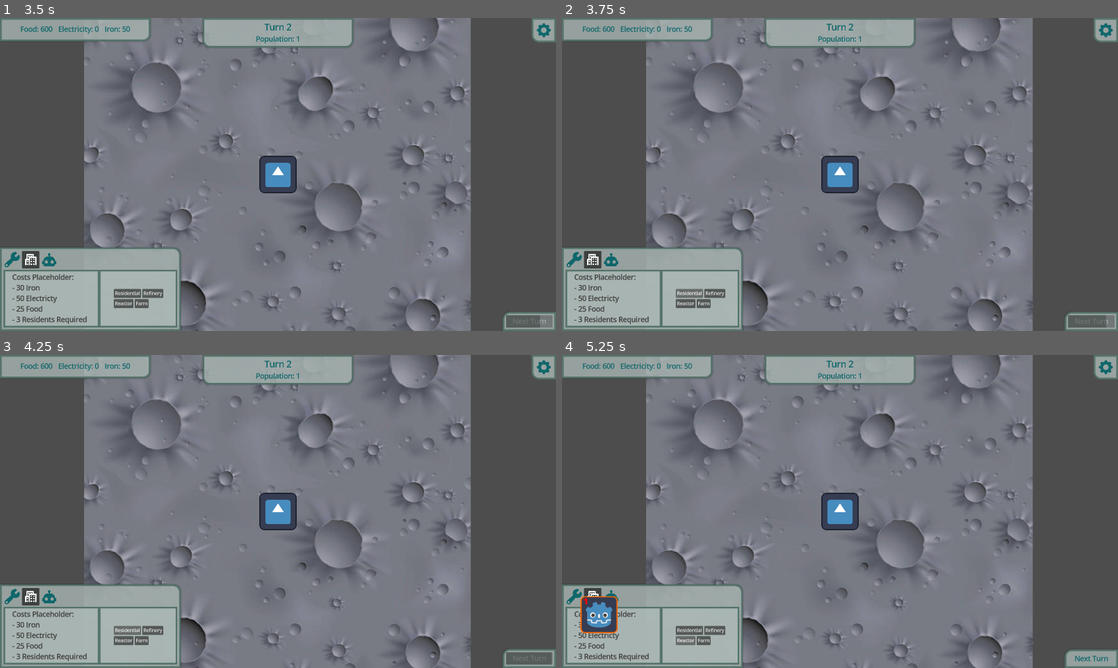
Above: before the commit, frames 1-4 (two rows, left to right).
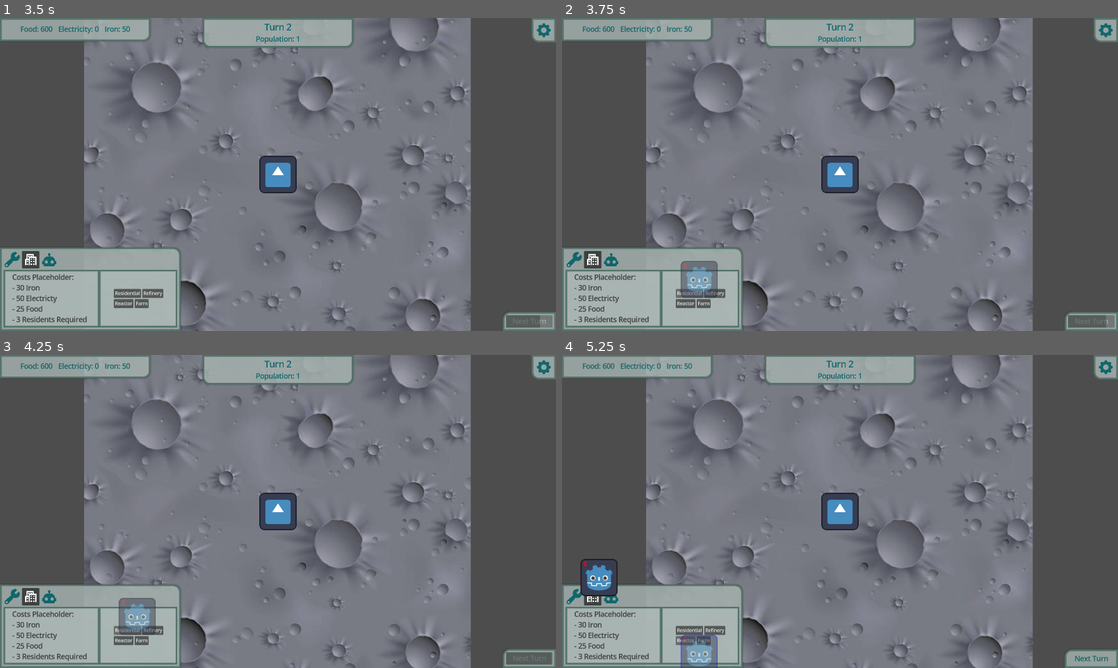
Above: after the commit, the same moments.

Repository: LunariumGame/Lunarium
Game: Godot game, scene res://scenes/world.tscn
Two runs of this game, one before a commit and one after it. Both use one fixed random seed, a clock stepped at 60 frames per second and the inputs below. The engine's default icon, where the game draws it, is replaced by a stand-in: a white triangle on a blue panel in a dark square.
Inputs (mouse positions are in pixels of both pictures, inside the frame that each line leads up to):
- Up to frame 1 (3.5 s): click "Start" at 0.5 s; click "Next Turn" at 1.25 s; click (11, 259) at 2 s; click (33, 259) at 2.75 s
- Up to frame 2 (3.75 s): click "Residential" at 3.5 s
- Up to frame 3 (4.25 s): no input
- Up to frame 4 (5.25 s): click "Refinery" at 4.25 s; click "Reactor" at 5 s

Frame 1 is identical in both runs. In frame 2, 0.7% of the frame differs, in the area x 21-28%, y 77-90%; in frame 3, 0.7%; in frame 4, 1.9%, in the area x 3-28%, y 65-100%.

Commit message:
use game_data scenes in BuildingCursor logic

Diff:
--- a/resources/asset_db.tres
+++ b/resources/asset_db.tres
@@ -16,12 +16,12 @@
 [ext_resource type="Texture2D" uid="uid://cxyv2mu47njhb" path="res://assets/sprites/buildings/u1/power_plant_1.svg" id="11_roewu"]
 [ext_resource type="Texture2D" uid="uid://b8l6wvk1hm4oh" path="res://assets/sprites/buildings/u2/power_plant_2.svg" id="12_wmosa"]
 [ext_resource type="Texture2D" uid="uid://c7s3un541u0so" path="res://assets/sprites/buildings/u3/power_plant_3.svg" id="13_2kyse"]
-[ext_resource type="Texture2D" uid="uid://chxk5hge7yyve" path="res://assets/sprites/buildings/u1/residence_1.svg" id="14_dkp5e"]
 [ext_resource type="Script" uid="uid://c5b1sl2n2lqnr" path="res://scripts/core/resource_templates/asset_db.gd" id="14_rif6l"]
 [ext_resource type="PackedScene" uid="uid://bmcgkpbcwft3l" path="res://scenes/buildings/power_plant.tscn" id="14_wmosa"]
-[ext_resource type="Texture2D" uid="uid://bkiott3u4b8gq" path="res://assets/sprites/buildings/u2/residence_2.svg" id="15_uktel"]
-[ext_resource type="Texture2D" uid="uid://c3j2npcase1lg" path="res://assets/sprites/buildings/u3/residence_3.svg" id="16_8hh8s"]
-[ext_resource type="PackedScene" uid="uid://62tr4h246vw0" path="res://scenes/buildings/residential.tscn" id="18_2kyse"]
+[ext_resource type="PackedScene" uid="uid://62tr4h246vw0" path="res://scenes/buildings/residential.tscn" id="18_4qkwl"]
+[ext_resource type="Texture2D" uid="uid://chxk5hge7yyve" path="res://assets/sprites/buildings/u1/residence_1.svg" id="19_jfw5p"]
+[ext_resource type="Texture2D" uid="uid://bkiott3u4b8gq" path="res://assets/sprites/buildings/u2/residence_2.svg" id="20_roewu"]
+[ext_resource type="Texture2D" uid="uid://c3j2npcase1lg" path="res://assets/sprites/buildings/u3/residence_3.svg" id="21_wmosa"]
 
 [sub_resource type="Resource" id="Resource_0murn"]
 script = ExtResource("1_0murn")
@@ -70,6 +70,6 @@
 "IRON_REFINERY": SubResource("Resource_q57ne"),
 "MECH_QUARTER": SubResource("Resource_oxstp"),
 "POWER_PLANT": SubResource("Resource_dkp5e"),
-"RESIDENCE_BUILDING": SubResource("Resource_uktel")
+"RESIDENCE": SubResource("Resource_2kyse")
 })
 metadata/_custom_type_script = "uid://c5b1sl2n2lqnr"
--- a/scenes/world.tscn
+++ b/scenes/world.tscn
@@ -25,14 +25,7 @@
 process_mode = 1
 script = ExtResource("1_nnsk1")
 
-[node name="UI" type="Control" parent="."]
-layout_mode = 3
-anchors_preset = 15
-anchor_right = 1.0
-anchor_bottom = 1.0
-grow_horizontal = 2
-grow_vertical = 2
-mouse_filter = 2
+[node name="UI" type="Node" parent="."]
 
 [node name="HUD" parent="UI" instance=ExtResource("2_4mrxx")]
 
--- a/scripts/core/game_data.gd
+++ b/scripts/core/game_data.gd
@@ -16,11 +16,7 @@
 
 # upgrade level 1 by default (can be modified on a call in game manager)
 func get_building_texture(type: BuildingType, level: int = 1) -> Texture2D:
-	var building_name: String = BuildingType.find_key(type)
-
-	if not asset_db.building_data.has(building_name):
-		push_warning("no building data associated with: " + building_name)
-		return null
+	var building_name: String = _get_building_name(type)
 
 	var data: BuildingData = asset_db.building_data[building_name]
 
@@ -29,8 +25,23 @@
 		2: return data.upgrade_2
 		3: return data.upgrade_3
 		_:
-				push_warning("invalid level requested: " + str(level))
+				push_error("invalid level requested: " + str(level))
 				return data.level_1
 
 
-# extend more methods here as we update asset_db...
+# return building scene associated with type
+func get_building_scene(type: BuildingType) -> PackedScene:
+	var building_name: String = _get_building_name(type)
+
+	var data: BuildingData = asset_db.building_data[building_name]
+
+	return data.building_scene
+
+
+func _get_building_name(type: BuildingType) -> String:
+	var building_name: String = BuildingType.find_key(type)
+
+	if not asset_db.building_data.has(building_name):
+		push_error("no building data associated with: " + building_name)
+
+	return building_name
--- a/scripts/ui_components/building/building_button.gd
+++ b/scripts/ui_components/building/building_button.gd
@@ -46,5 +46,7 @@
 
 	add_child(building_canvas)
 
-	# set building type for world instantiation
-	building_instance.initialize_building(building_type)
+	# set building scene for world instantiation
+	building_instance.building_scene = (
+		game_data.get_building_scene(building_type)
+	)
--- a/scripts/ui_components/building/building_canvas.gd
+++ b/scripts/ui_components/building/building_canvas.gd
@@ -15,5 +15,5 @@
 			queue_free()
 		elif event.is_action_pressed("engage_building_button"):
 			get_viewport().set_input_as_handled()
-			building_cursor._place_building()
+			building_cursor.place_building()
 			call_deferred("queue_free")
--- a/scripts/ui_components/building/building_cursor.gd
+++ b/scripts/ui_components/building/building_cursor.gd
@@ -10,35 +10,7 @@
 var building_scene: PackedScene = null
 
 
-# determine what building should be placed in the world
-func initialize_building(building_type: GameData.BuildingType) -> void:
-	match building_type:
-		GameData.BuildingType.ECO_DOME:
-			building_scene = preload("res://scenes/buildings/eco_dome.tscn")
-		GameData.BuildingType.IRON_REFINERY:
-			building_scene = preload("res://scenes/buildings/iron_refinery.tscn")
-		GameData.BuildingType.MECH_QUARTER:
-			building_scene = preload("res://scenes/buildings/mech_quarter.tscn")
-		GameData.BuildingType.POWER_PLANT:
-			building_scene = preload("res://scenes/buildings/power_plant.tscn")
-		GameData.BuildingType.RESIDENCE:
-			building_scene = preload("res://scenes/buildings/residential.tscn")
-		_:
-			push_error("attempted to place unrecognized building in world")
-	print("building selected: ", building_scene.resource_path)
-
-
-func _ready() -> void:
-	width = texture.get_width() * scale.x
-	height = texture.get_height() * scale.y
-	tile_size = Vector2(width, height)
-
-
-func _physics_process(_delta: float) -> void:
-	global_position = get_tree().root.get_canvas_transform() * _placement_target_world_pos()
-
-
-func _place_building() -> void:
+func place_building() -> void:
 	var building_instance: Building = building_scene.instantiate()
 
 	if (building_instance == null):
@@ -54,6 +26,16 @@
 	print("successfully added to colony: ", building_instance.name)
 
 
+func _ready() -> void:
+	width = texture.get_width() * scale.x
+	height = texture.get_height() * scale.y
+	tile_size = Vector2(width, height)
+
+
+func _physics_process(_delta: float) -> void:
+	global_position = get_tree().root.get_canvas_transform() * _placement_target_world_pos()
+
+
 func _world_target_pos() -> Vector2:
 	return get_tree().root.get_canvas_transform().inverse() * get_viewport().get_mouse_position()
 
Not shown: 1 places in resources/asset_db.tres that only renumber resources
Not shown: 1 places in scenes/world.tscn that only renumber resources
